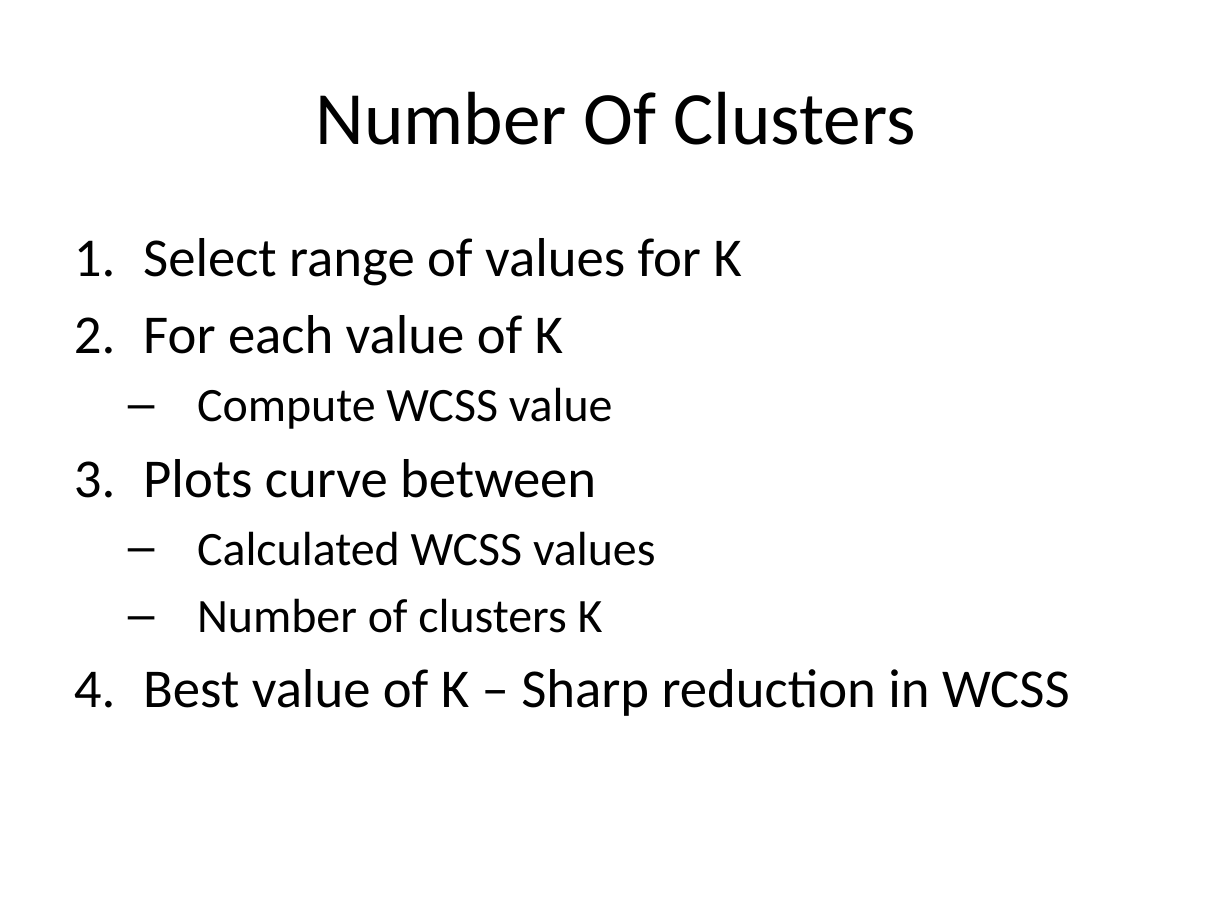
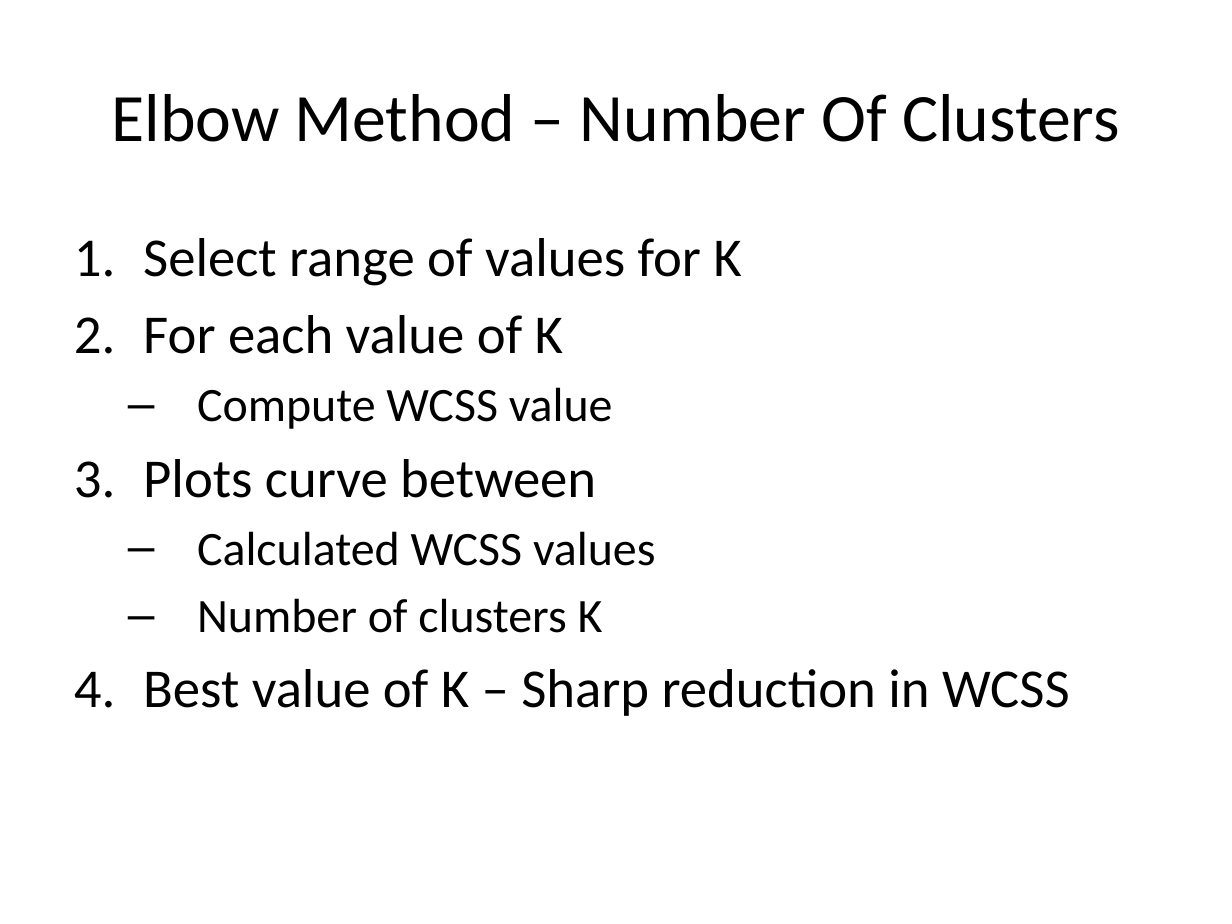
Before and after one commit to look4pritam/ArtificialIntelligence, a slide deck: slide 13 of MachineLearning/K-MeansClustering.pptx. Drawn at 1232x924 pixels with LibreOffice and Linux fonts; fonts in the diff are those of the drawing. Boxes give left, top, right and bottom in pixels: in the first picture for what was removed or moved away, otherwise in the second. Text is boxed around its words. In the diff, an @@ line names an element or a change of style, - is before the commit and + after.

```diff
--- a/MachineLearning/K-MeansClustering.pptx
+++ b/MachineLearning/K-MeansClustering.pptx
@@ title at (x1=111, y1=94, x2=1120, y2=142): text changed; size 44 to 39.6 pt @@
-Number Of Clusters
+Elbow Method – Number Of Clusters
```
Also in this commit, not shown: 1 other slide changed, 3 slides added.
